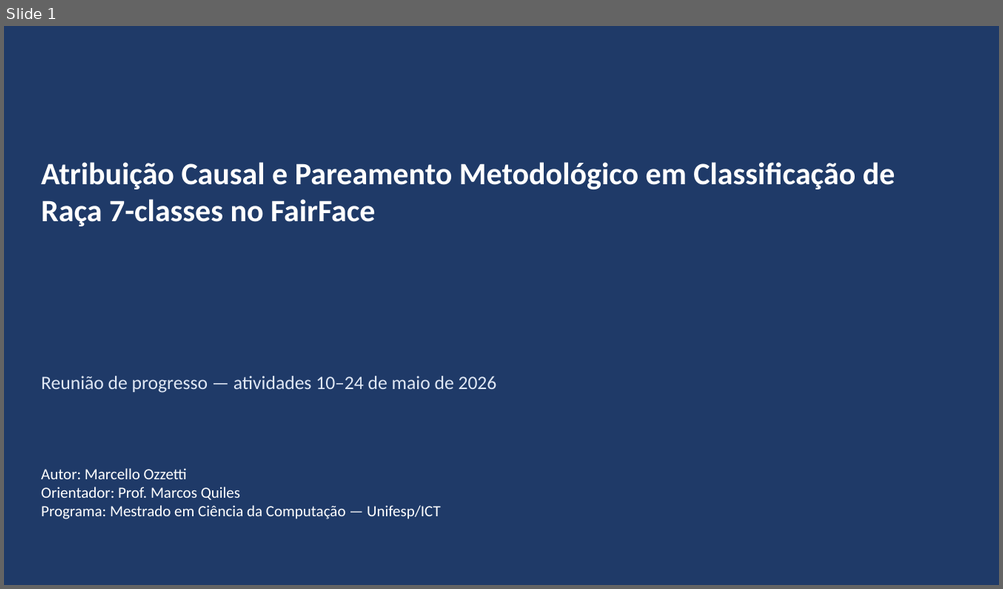
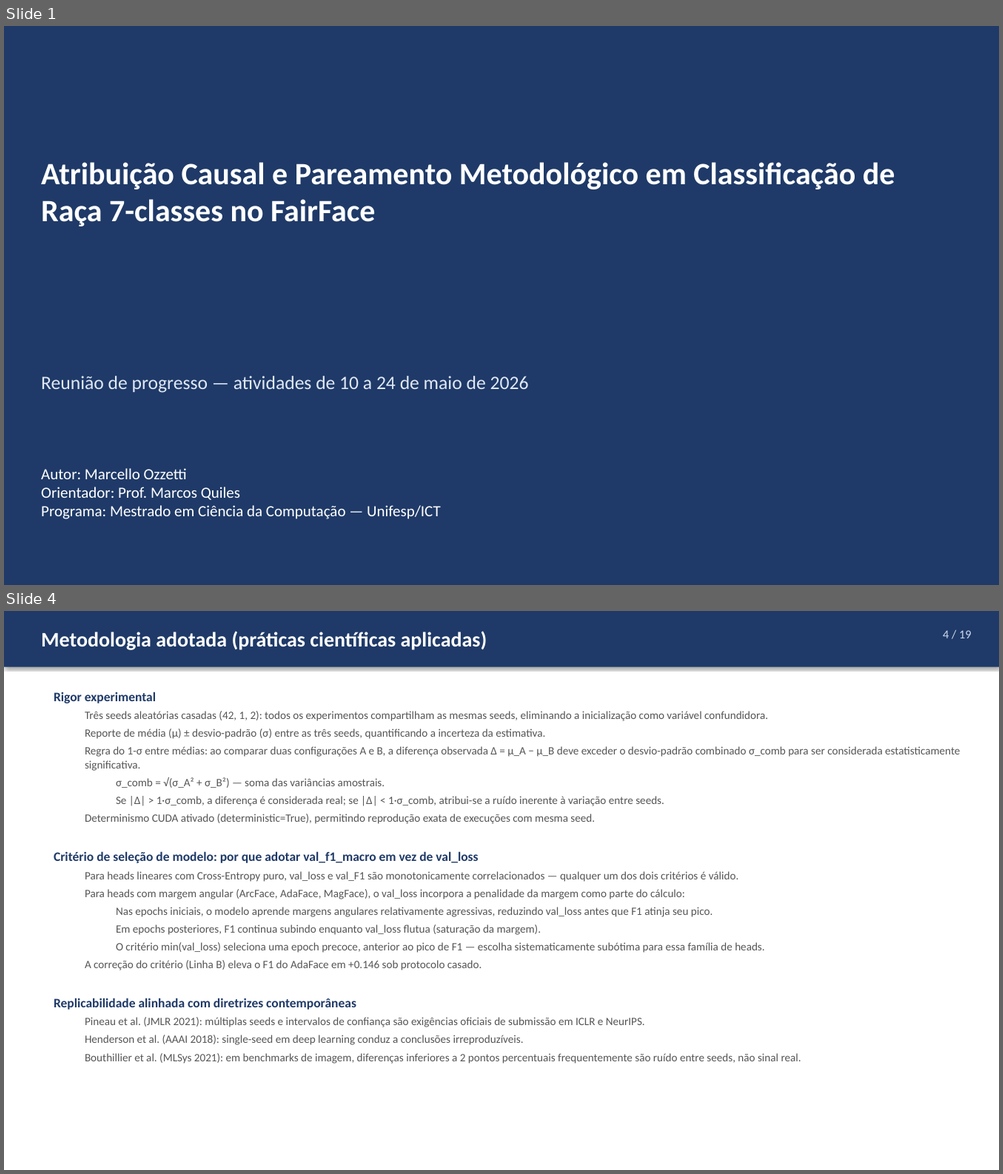
Before and after one commit to marcellozzetti/Facial-Recognition-Models-Mitigating-Bias, a slide deck: docs/apresentações/apresentacao_orientador_2026-05-24.pptx. Shown one above the other, each under a label of ours: slide 1 before the commit, slides 1 and 4 after it; the slides between them are not shown. The pictures are 1003x589 and 1003x1174 pixels, drawn with LibreOffice and Linux fonts; fonts in the diff are those of the drawing. Boxes give left, top, right and bottom in pixels: in the first picture for what was removed or moved away, otherwise in the second. Text is boxed around its words. In the diff, an @@ line names an element or a change of style, - is before the commit and + after.

Commit message:
docs(presentation): revise advisor presentation to v5 (19 slides, academic wording)
Multiple rounds of refinement of the advisor presentation based on
review feedback. Final version: 19 slides with full Portuguese
diacritics, academic-but-explanatory wording, and popular ML terms
preserved (seeds, backbone, epochs, loss, threshold, fine-tuning).

Structural changes:
- Slide 2 NEW: Status do mestrado (programa, créditos 20/26, prazos
  qualificação ago/2026 + defesa fev/2028, fase atual).
- Slide 6 NEW: Arquiteturas comparadas RN-50 vs ConvNeXt-T
  (9 dimensões técnicas + 3 hipóteses mecanísticas para o ganho).
- Slide 13 (custos/recursos) removido — não essencial à defesa.
- Slide 8 (Exp Adicionais): nova coluna "Análise" com interpretação.
- Slide 12 (Auditoria): nova coluna "Análise" idem.

Content refinements:
- Slide 3 (Decisões): justificativa da tarefa clarifica que Hassanpour
  2024 existe (não é "sem benchmark"); explica protocolo casado;
  esclarece critério val_f1_macro vs val_loss.
- Slide 4 (Metodologia): regra do 1-σ explicada com fórmula
  σ_comb = √(σ_A² + σ_B²); critério Pareto-aware explicado em 5 bullets
  (por que val_loss é anti-correlacionado com F1 para margin heads).
- Slide 5 (Métricas): convenção _c (por classe) explícita em nota.
- Slide 7 (5 Fatores): FSCL = "Fair Supervised Contrastive Learning,
  Park et al. CVPR 2022" explicado em nota.
- Slide 8 (Estado anterior): "Plano para 2 semanas" corrigido para
  "Plano elaborado em 17/05 para a semana subsequente (17-24/05)".

Wording aligned with Brazilian academic ML conventions: replaced
overly Portuguese-translated terms with widely-used English variants
(sementes → seeds, parada antecipada → early stopping, threshold,
data augmentation), while preserving academic prose with proper
diacritics, no all-caps emphasis, formal logical connectors.

Files: docs/apresentacao_orientador_2026-05-24.md (markdown source) +
docs/apresentações/apresentacao_orientador_2026-05-24.pptx (67 KB,
19 slides).

```diff
--- a/docs/apresentações/apresentacao_orientador_2026-05-24.pptx
+++ b/docs/apresentações/apresentacao_orientador_2026-05-24.pptx
@@ slide 4 added at [4,611,999,1170], background #FFFFFF @@
@@ rectangle added at [4,611,999,667], fill #1F3A68 @@
@@ text added at [41,631,487,650], 24 pt, text #FFFFFF, bold @@
+Metodologia adotada (práticas científicas aplicadas)
@@ text added at [942,630,971,638], 14 pt, text #CCD8EE @@
+4 / 19
@@ text added at [54,692,959,1064], 13 pt, text #555555 @@
+Rigor experimental
+  Três seeds aleatórias casadas (42, 1, 2): todos os experimentos compartilham as mesmas seeds, eliminando a inicialização como variável confundidora.
+  Reporte de média (μ) ± desvio-padrão (σ) entre as três seeds, quantificando a incerteza da estimativa.
+  Regra do 1-σ entre médias: ao comparar duas configurações A e B, a diferença observada Δ = μ_A − μ_B deve exceder o desvio-padrão combinado σ_comb para ser considerada estatisticamente significativa.
+    σ_comb = √(σ_A² + σ_B²) — soma das variâncias amostrais.
+    Se |Δ| > 1·σ_comb, a diferença é considerada real; se |Δ| < 1·σ_comb, atribui-se a ruído inerente à variação entre seeds.
+  Determinismo CUDA ativado (deterministic=True), permitindo reprodução exata de execuções com mesma seed.
+Critério de seleção de modelo: por que adotar val_f1_macro em vez de val_loss
+  Para heads lineares com Cross-Entropy puro, val_loss e val_F1 são monotonicamente correlacionados — qualquer um dos dois critérios é válido.
+  Para heads com margem angular (ArcFace, AdaFace, MagFace), o val_loss incorpora a penalidade da margem como parte do cálculo:
+    Nas epochs iniciais, o modelo aprende margens angulares relativamente agressivas, reduzindo val_loss antes que F1 atinja seu pico.
+    Em epochs posteriores, F1 continua subindo enquanto val_loss flutua (saturação da margem).
+    O critério min(val_loss) seleciona uma epoch precoce, anterior ao pico de F1 — escolha sistematicamente subótima para essa família de heads.
+  A correção do critério (Linha B) eleva o F1 do AdaFace em +0.146 sob protocolo casado.
+Replicabilidade alinhada com diretrizes contemporâneas
+  Pineau et al. (JMLR 2021): múltiplas seeds e intervalos de confiança são exigências oficiais de submissão em ICLR e NeurIPS.
+  Henderson et al. (AAAI 2018): single-seed em deep learning conduz a conclusões irreproduzíveis.
+  Bouthillier et al. (MLSys 2021): em benchmarks de imagem, diferenças inferiores a 2 pontos percentuais frequentemente são ruído entre seeds, não sinal real.
@@ slide 1 changed as well @@
@@ text at [41,376,529,393]: text changed @@
-Reunião de progresso — atividades 10–24 de maio de 2026
+Reunião de progresso — atividades de 10 a 24 de maio de 2026
```
Also in this commit, not shown: 12 other slides changed, 5 other slides added, 1 slide removed, 1 other file.
